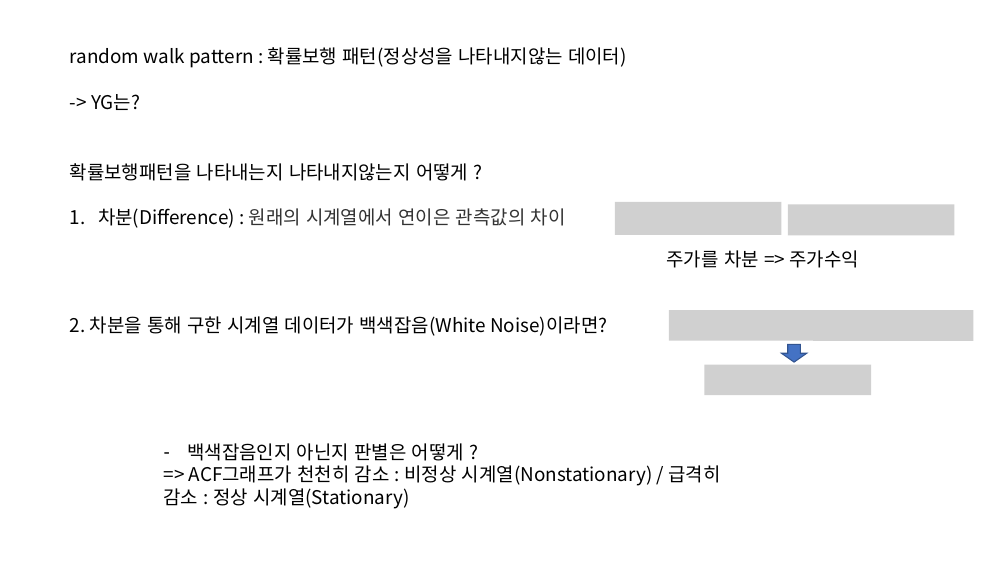
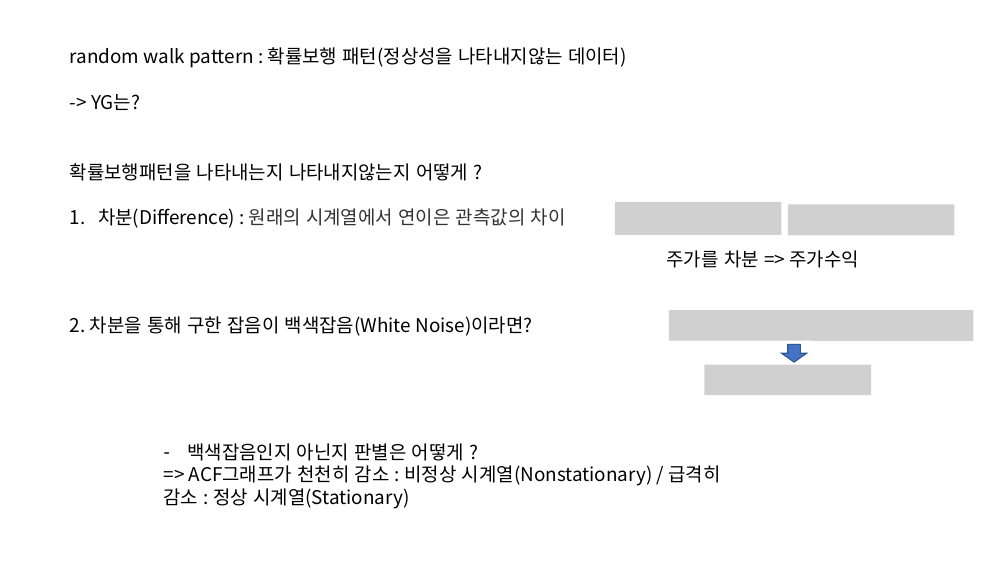
Before and after one commit to ejihoon6065/Project_TurnAround, a slide deck: slide 21 of YG엔터주분석/멘토님미팅발표자료/관련논문조사_4주차.pptx (slide 6 before the commit). Drawn at 1008x567 pixels with LibreOffice and Linux fonts; fonts in the diff are those of the drawing; grey boxes stand for pictures. Boxes give left, top, right and bottom in pixels: in the first picture for what was removed or moved away, otherwise in the second. Text is boxed around its words. In the diff, an @@ line names an element or a change of style, - is before the commit and + after.

```diff
--- a/YG엔터주분석/멘토님미팅발표자료/관련논문조사_4주차.pptx
+++ b/YG엔터주분석/멘토님미팅발표자료/관련논문조사_4주차.pptx
@@ text at (70,316,532,336): text changed @@
-2. 차분을 통해 구한 시계열 데이터가 백색잡음(White Noise)이라면?
+2. 차분을 통해 구한 잡음이 백색잡음(White Noise)이라면?
```
Also in this commit, not shown: 7 other slides changed, 12 slides added, 5 slides removed, 10 other files.
